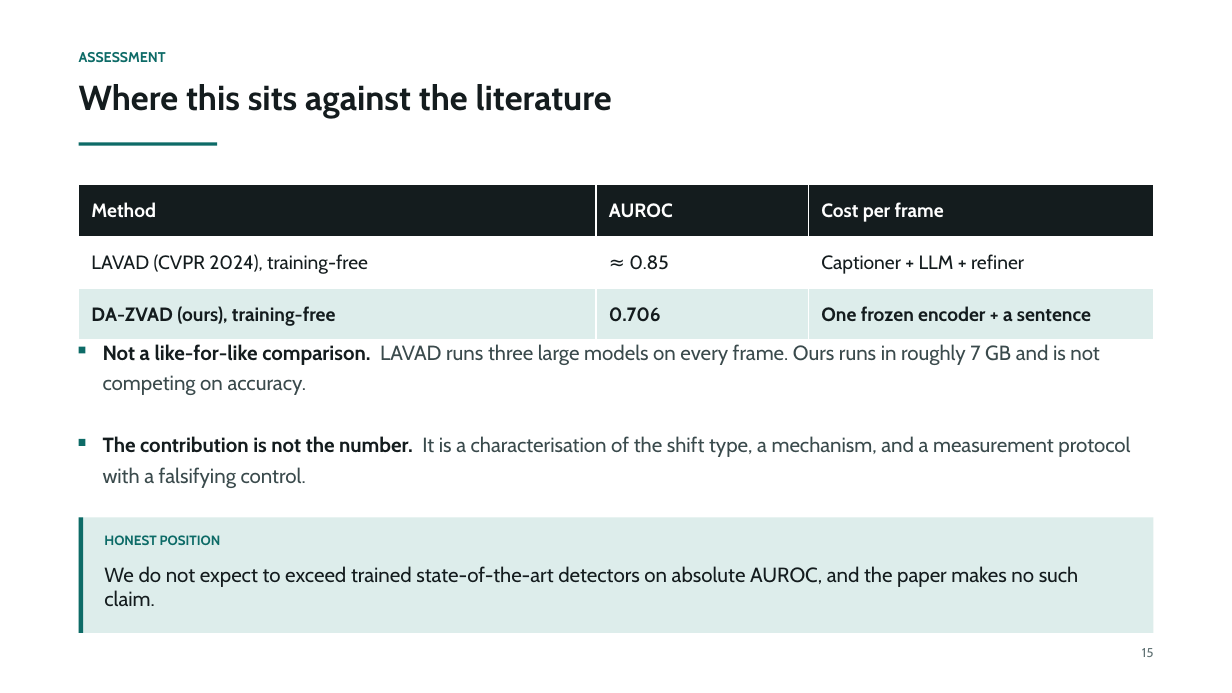
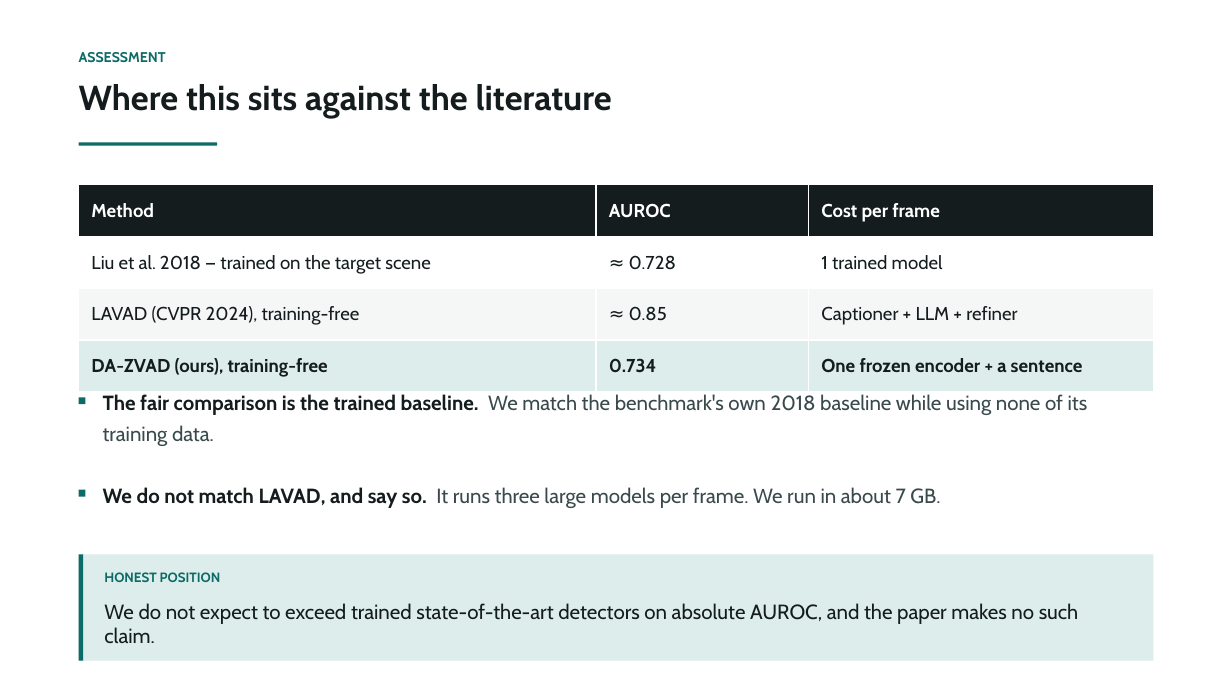
Before and after one commit to prakash-nitc/multimodal-anomaly-detection, a slide deck: slide 17 of docs/06_presentations/DA-ZVAD_Phase2_Review.pptx (slide 16 before the commit). Drawn at 1232x693 pixels with LibreOffice and Linux fonts; fonts in the diff are those of the drawing. Boxes give left, top, right and bottom in pixels: in the first picture for what was removed or moved away, otherwise in the second. Text is boxed around its words. In the diff, an @@ line names an element or a change of style, - is before the commit and + after.

```diff
--- a/docs/06_presentations/DA-ZVAD_Phase2_Review.pptx
+++ b/docs/06_presentations/DA-ZVAD_Phase2_Review.pptx
@@ table at box(79, 185, 1153, 392) @@
+row 2: Liu et al. 2018 — trained on the target scene | ≈ 0.728 | 1 trained model
-row 4, column 2: 0.706
+row 4, column 2: 0.734
@@ rectangle: place and size @@
-rectangle at box(79, 347, 85, 353)
+rectangle at box(79, 397, 85, 404)
@@ text at box(103, 394, 1088, 415): text changed @@
-Not a like-for-like comparison. LAVAD runs three large models on every frame. Ours runs in roughly 7 GB and is not competing on accuracy.
+The fair comparison is the trained baseline. We match the benchmark's own 2018 baseline while using none of its training data.
@@ rectangle: place and size @@
-rectangle at box(79, 439, 85, 445)
+rectangle at box(79, 490, 85, 496)
@@ text at box(103, 487, 940, 508): text changed @@
-The contribution is not the number. It is a characterisation of the shift type, a mechanism, and a measurement protocol with a falsifying control.
+We do not match LAVAD, and say so. It runs three large models per frame. We run in about 7 GB.
@@ rectangle: place and size @@
-rectangle at box(79, 518, 1153, 633)
+rectangle at box(79, 555, 1153, 661)
@@ rectangle: place and size @@
-rectangle at box(79, 518, 83, 633)
+rectangle at box(79, 555, 83, 661)
@@ text "HONEST POSITION": place and size @@
-text "HONEST POSITION" at box(104, 535, 221, 545)
+text "HONEST POSITION" at box(104, 572, 221, 582)
@@ text "We do not expect to ...": place and size @@
-text "We do not expect to ..." at box(104, 566, 1079, 606)
+text "We do not expect to ..." at box(104, 603, 1079, 643)
@@ text removed at box(1142, 648, 1153, 657) @@
-15
```
Also in this commit, not shown: 13 other slides changed, 2 slides added, 1 slide removed, 1 other file.
